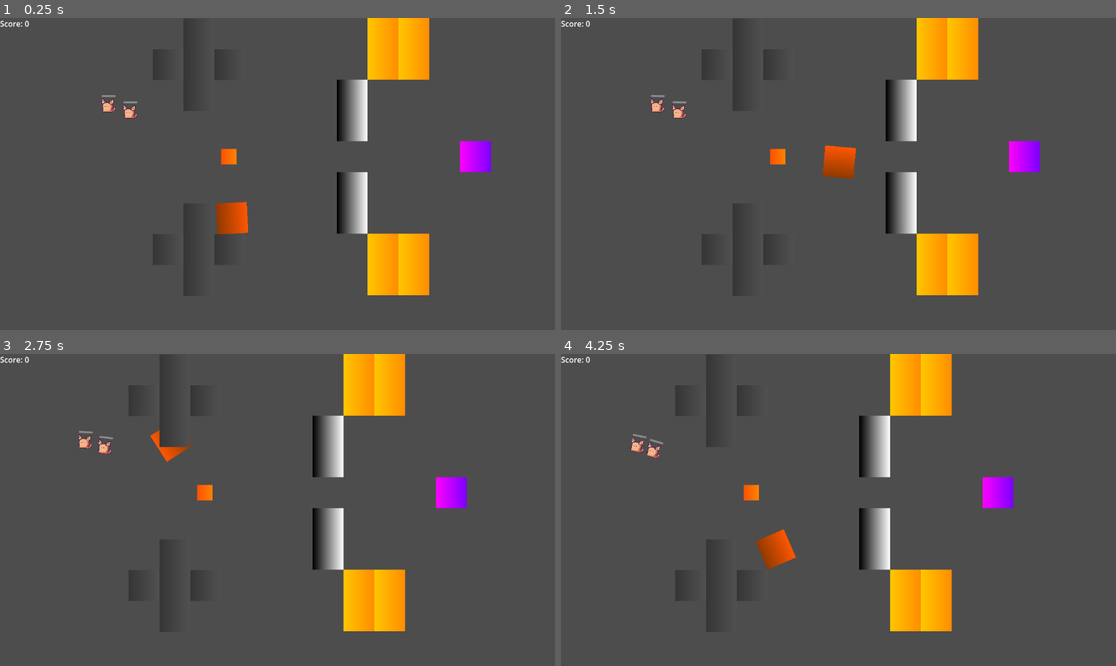
Above: before the commit, frames 1-4 (two rows, left to right).
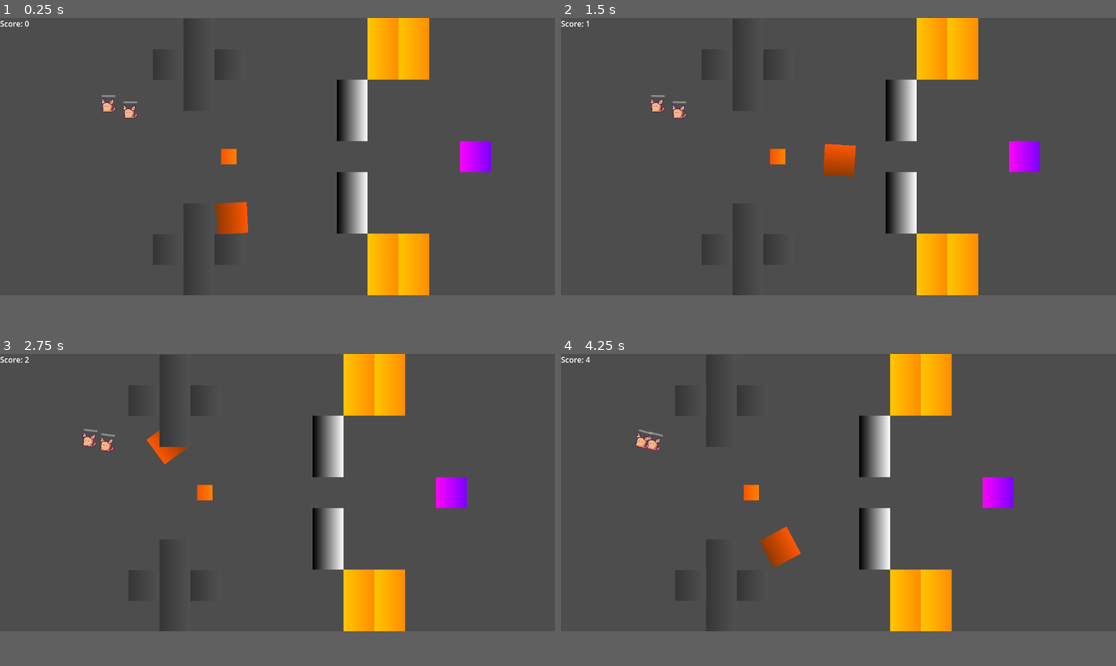
Above: after the commit, the same moments.

Repository: OgGhostJelly/TMC2
Game: Godot game, scene res://objects/game/game.tscn
Two runs of this game, one before a commit and one after it. Both use one fixed random seed, a clock stepped at 60 frames per second and the inputs below.
Inputs (mouse positions are in pixels of both pictures, inside the frame that each line leads up to):
- Up to frame 1 (0.25 s): no input
- Up to frame 2 (1.5 s): move the mouse to (799, 217) at 0.52 s; click (799, 217) at 0.6 s; move the mouse to (683, 114) at 1.27 s; click (683, 114) at 1.35 s
- Up to frame 3 (2.75 s): move the mouse to (88, 444) at 2.02 s; click (88, 444) at 2.1 s
- Up to frame 4 (4.25 s): move the mouse to (810, 572) at 2.77 s; click (810, 572) at 2.85 s; move the mouse to (1005, 556) at 3.52 s; click (1005, 556) at 3.6 s
In our replay, the window is 799x449 before the commit and 799x399 after it. These sizes can differ from the game's own. Grey fills any space a smaller window leaves; there, only what the larger window draws over its background counts as a difference.

The runs differ from the first frame. In frame 2, 0.1% of the frame differs, in the area x 4-54%, y 0-52%; in frame 3, 0.4%; in frame 4, 0.5%, in the area x 4-44%, y 0-70%.

Commit message:
update score and changed damage

Diff:
--- a/components/health.gd
+++ b/components/health.gd
@@ -5,7 +5,7 @@
 signal died
 
 
-@export var health: float = 5.0: set = _on_health_changed
+@export var health: float = 1.0: set = _on_health_changed
 
 
 func _on_health_changed(value: float) -> void:
--- /dev/null
+++ b/components/visible_on_screen_killer.gd
@@ -0,0 +1,11 @@
+extends VisibleOnScreenNotifier2D
+class_name VisibleOnScreenKiller2D
+
+
+@export var health: HealthComponent
+
+
+func _ready() -> void:
+	screen_exited.connect(func():
+		health.health = 0
+		)
--- a/objects/cat/cat.tscn
+++ b/objects/cat/cat.tscn
@@ -7,6 +7,7 @@
 [ext_resource type="Script" path="res://components/particles_on_death.gd" id="6_8xvr2"]
 [ext_resource type="Script" path="res://components/change_score_on_death.gd" id="7_65rod"]
 [ext_resource type="Script" path="res://components/push_draggable.gd" id="7_ps1eo"]
+[ext_resource type="Script" path="res://components/visible_on_screen_killer.gd" id="8_72l8f"]
 
 [sub_resource type="RectangleShape2D" id="RectangleShape2D_f21g2"]
 size = Vector2(16, 16)
@@ -100,7 +101,7 @@
 offset_top = -27.0
 offset_right = 16.0
 offset_bottom = -23.0
-max_value = 5.0
+max_value = 1.0
 show_percentage = false
 script = ExtResource("5_d2pk2")
 health_component = NodePath("../HealthComponent")
@@ -140,3 +141,10 @@
 
 [node name="CollisionShape2D" type="CollisionShape2D" parent="PushDraggable"]
 shape = SubResource("CircleShape2D_51o7j")
+
+[node name="VisibleOnScreenNotifier2D" type="VisibleOnScreenNotifier2D" parent="."]
+
+[node name="VisibleOnScreenKiller2D" type="VisibleOnScreenNotifier2D" parent="." node_paths=PackedStringArray("health")]
+rect = Rect2(-50, -50, 100, 100)
+script = ExtResource("8_72l8f")
+health = NodePath("../HealthComponent")
--- a/objects/game/game.tscn
+++ b/objects/game/game.tscn
@@ -19,6 +19,10 @@
 
 func _physics_process(delta: float) -> void:
 	global_position.x += speed * delta
+
+
+func _on_timer_timeout() -> void:
+	DataManager.score += 1
 "
 
 [sub_resource type="TileSetScenesCollectionSource" id="TileSetScenesCollectionSource_1m1bm"]
@@ -42,6 +46,9 @@
 script = SubResource("GDScript_cxgxh")
 speed = 20.0
 
+[node name="Timer" type="Timer" parent="Camera2D"]
+autostart = true
+
 [node name="Forelayer" type="CanvasLayer" parent="."]
 
 [node name="GameUI" parent="Forelayer" instance=ExtResource("1_72x35")]
@@ -56,3 +63,10 @@
 
 [node name="Cat2" parent="." instance=ExtResource("1_d6la8")]
 position = Vector2(229, 187)
+
+[connection signal="timeout" from="Camera2D/Timer" to="Camera2D" method="_on_timer_timeout"]
+[connection signal="body_entered" from="TileMap/TreadmillUp" to="TileMap/TreadmillUp" method="_on_body_entered" flags=18]
+[connection signal="body_entered" from="TileMap/@TreadmillUp@115581" to="TileMap/@TreadmillUp@115581" method="_on_body_entered" flags=18]
+[connection signal="body_entered" from="TileMap/TreadmillDown" to="TileMap/TreadmillDown" method="_on_body_entered" flags=18]
+[connection signal="body_entered" from="TileMap/@TreadmillDown@115582" to="TileMap/@TreadmillDown@115582" method="_on_body_entered" flags=18]
+[connection signal="body_entered" from="TileMap/Makecatinator6900" to="TileMap/Makecatinator6900" method="_on_body_entered" flags=18]
--- a/objects/obstacles/fire/fire.gd
+++ b/objects/obstacles/fire/fire.gd
@@ -1,7 +1,7 @@
 extends Area2D
 
 
-@export var damage: float = 1.0
+@export var damage: float = 0.25
 
 
 func _process(delta: float) -> void:
--- a/objects/obstacles/spike/spike.gd
+++ b/objects/obstacles/spike/spike.gd
@@ -1,7 +1,7 @@
 extends Area2D
 
 
-@export var damage: float = 1.0
+@export var damage: float = 0.5
 
 
 func _ready() -> void:
--- a/objects/obstacles/spike/spike.tscn
+++ b/objects/obstacles/spike/spike.tscn
@@ -17,7 +17,6 @@
 collision_mask = 2
 monitorable = false
 script = ExtResource("1_qhvy3")
-damage = 2.5
 
 [node name="Sprite2D" type="Sprite2D" parent="."]
 texture = SubResource("GradientTexture2D_jteet")
--- a/project.godot
+++ b/project.godot
@@ -20,6 +20,10 @@
 CatManager="*res://autoloads/cat_manager.gd"
 DataManager="*res://autoloads/data_manager.gd"
 DragManager="*res://autoloads/drag_manager.gd"
+
+[display]
+
+window/size/viewport_height=576
 
 [input]
 
Not shown: 1 places in objects/cat/cat.tscn that only renumber resources
